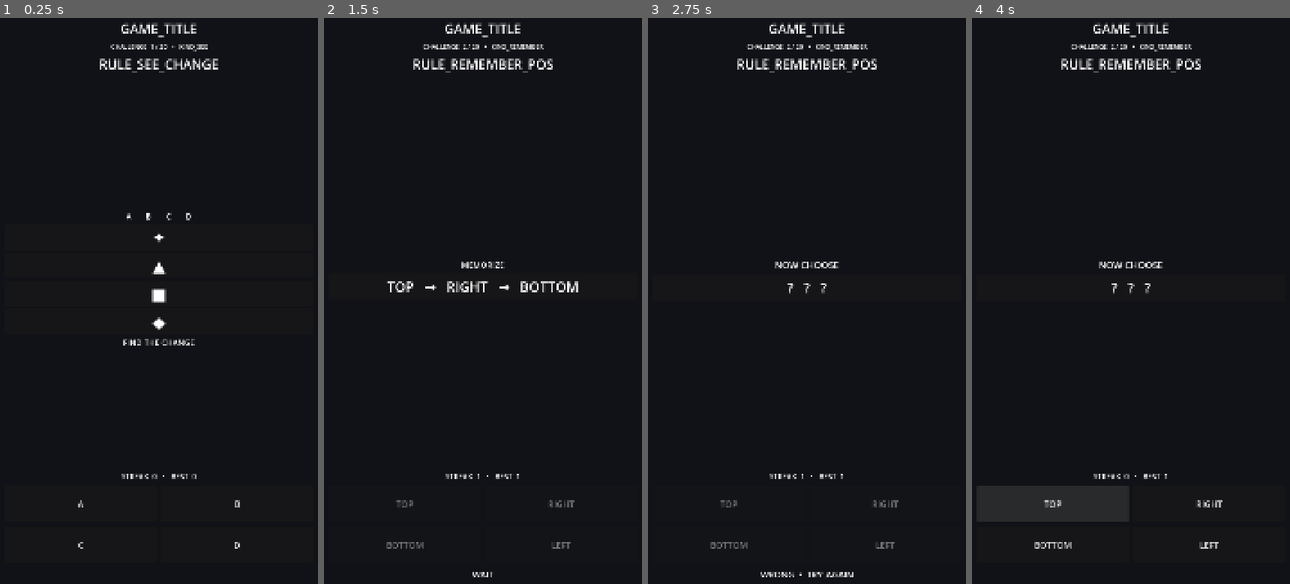
Above: before the commit, frames 1-4 (left to right).
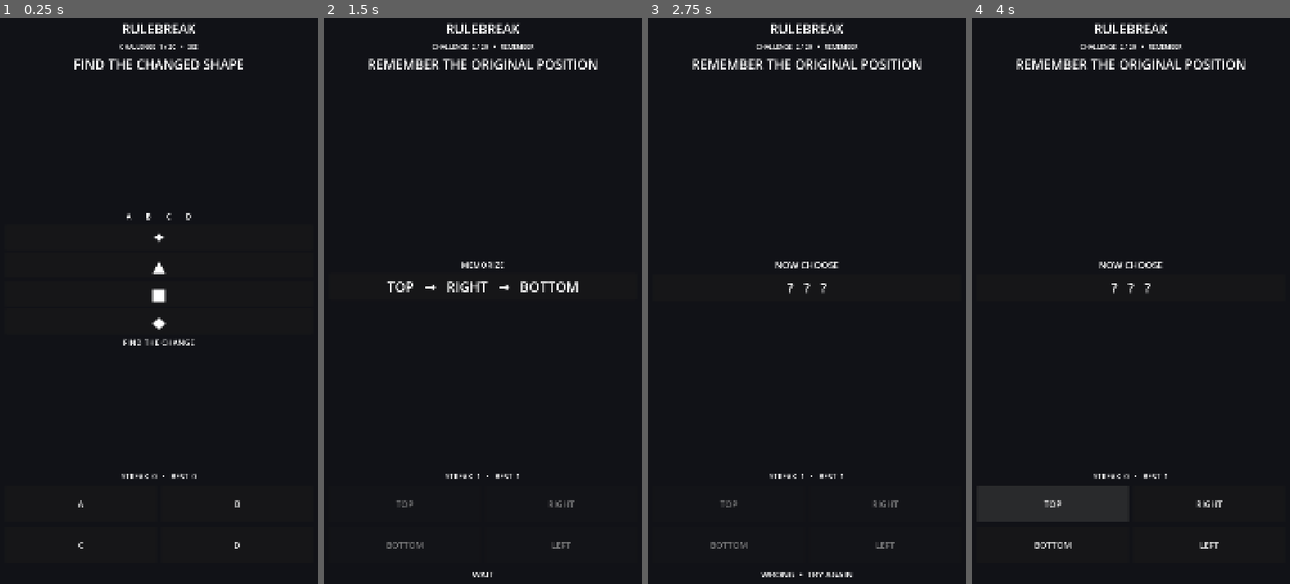
Above: after the commit, the same moments.

Repository: lukeniukrostyslav/rulebreak8
Game: Godot game, scene res://main.tscn
The game is run twice, just before and just after one commit, with the same random seed, the same clock (stepped at 60 frames per second) and the same inputs.
Inputs:
- Up to frame 1 (0.25 s): no input
- Up to frame 2 (1.5 s): click "A" at 0.5 s; tap Enter at 1.25 s
- Up to frame 3 (2.75 s): click "TOP" at 2 s
- Up to frame 4 (4 s): tap Space at 2.75 s; tap Enter at 3.5 s

The runs differ from the first frame. In frame 1, 1.2% of the frame differs, in the area x 23-77%, y 0-10%; in frame 2, 1.6%; in frame 3, 1.8%, in the area x 13-87%, y 0-99%; in frame 4, 1.6%.
Error before the commit: Parse Error: Class "Localization" hides an autoload singleton. (res://scripts/core/localization.gd:1)

Commit message:
Fix localization autoload class conflict

Diff:
--- a/scripts/core/localization.gd
+++ b/scripts/core/localization.gd
@@ -1,4 +1,3 @@
-class_name Localization
 extends Node
 
 const LOCALES := [
